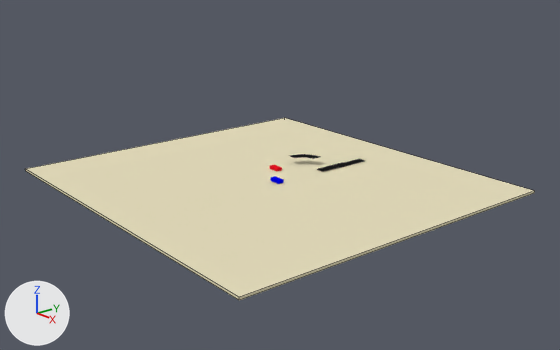
What one commit did to the Blender file BlenderFiles/SlotCar.blend.
Rendered twice from a camera (50 mm lens) standing at (22.61, -18.29, 9.8) and looking at (0.18, 0.0, 0.36). Arrows for +X, +Y and +Z are at lower left; the lights stay in place. Mesh edges are drawn as thin lines on the coarser meshes.

Names of what the first picture shows: 'Floor'.
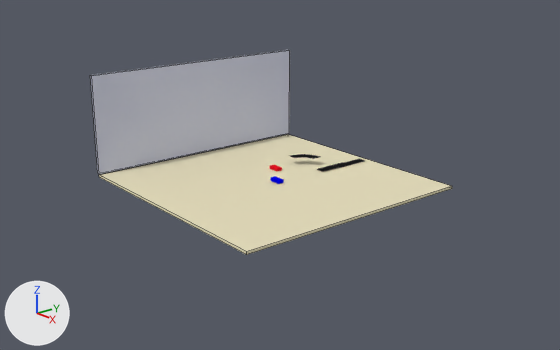
Location of each change, [x1, y1, x2, y2] in pixels of the pictures (560 x 350 px):
'Floor', rescaled (30% narrower, 33% shorter): before [26, 118, 534, 300]; after [99, 134, 452, 255]
'Cube', added: after [90, 50, 290, 174]

The change in detail:
Material 'Wall' (mat_wall) is new.
Its base color is (0.624, 0.651, 0.8) (white #cfd3e7).
Mesh me_cube_008 is new.
It is a box spanning x -0.06..0.05, y -1.0..9.07, z 0.61..4.64.
It uses material mat_wall (white #cfd3e7).
Object 'Floor' (ob_floor) is rescaled from (1.0, 1.0, 1.0) to (0.667, 0.714, 1.0).
Object 'Cube' (ob_cube) is new; it shows me_cube_008.
Its location is (-5.37, -4.0, -0.58).
